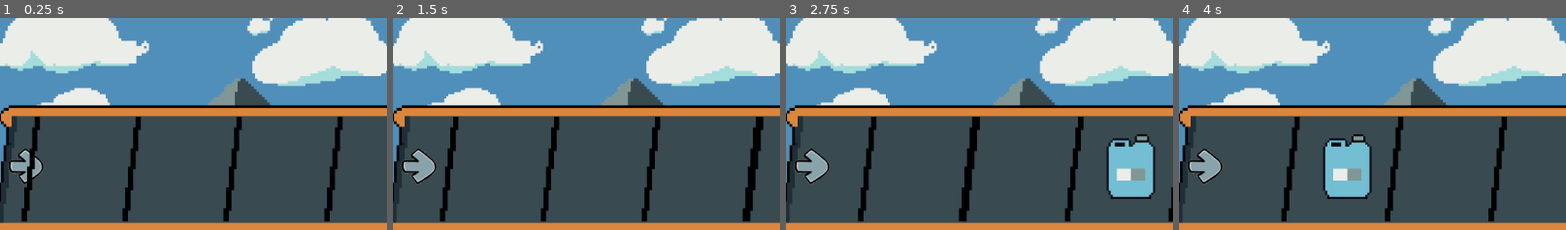
Above: before the commit, frames 1-4 (left to right).
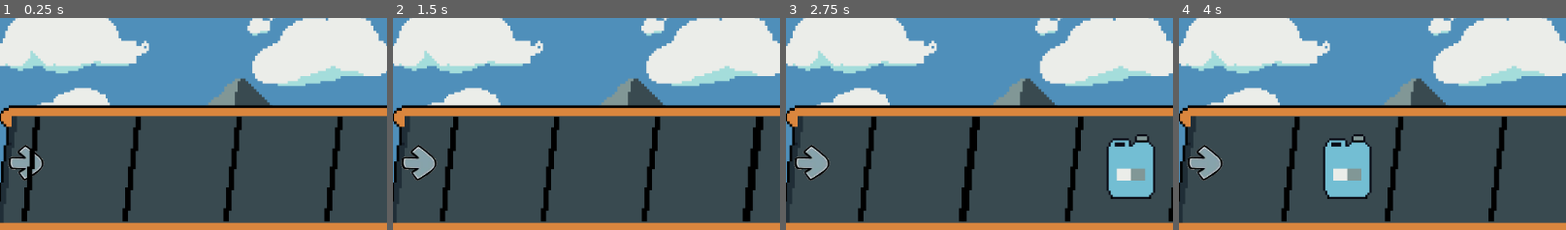
Above: after the commit, the same moments.

Repository: piperinnshall/wlgg-world-day
Game: Godot game, scene res://src/stages/stage_one.tscn
Two runs of this game, one before a commit and one after it. Both use one fixed random seed, a clock stepped at 60 frames per second and the inputs below.
Inputs:
- Up to frame 1 (0.25 s): no input
- Up to frame 2 (1.5 s): no input
- Up to frame 3 (2.75 s): no input
- Up to frame 4 (4 s): no input
The pictures show only the part of the screen within x 26-76%, y 14-64%; the shares and areas given below are measured in that part.

The runs differ from the first frame. In frame 1, 0.5% of the frame differs, in the area x 2-12%, y 59-79%; in frame 2, 0.6%; in frame 3, 0.6%; in frame 4, 0.6%.

Commit message:
fix: clean up godot

Diff:
--- a/src/stages/stage_one.tscn
+++ b/src/stages/stage_one.tscn
@@ -22,7 +22,7 @@
 texture = ExtResource("3_4dpq8")
 
 [node name="KeyListener" parent="." instance=ExtResource("1_r7fs1")]
-position = Vector2(-210, 0)
+position = Vector2(-210, -5)
 offset = Vector2(-22, 2)
 frame = 3
 key_up = "key_Q"
